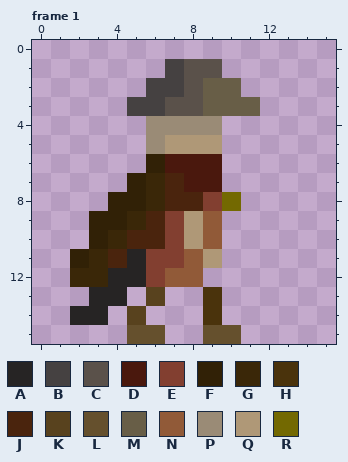
Edited in one commit: pixel-art file (Amano/Assets/Enemies/Normal Samurai/normal_enemy_ninja.aseprite). The first picture shows the starting point.
16x16 pixels, 1 frame. Shown: frame 1. The commit also changed other frames, which this record leaves out.
Palette (. is transparent): A #262424  B #454141  C #5a514a  D #4a180d  E #823f30  F #312106  G #3a2708  H #4a330c  J #4a240d  K #58421e  L #65502d  M #685e47  N #915a38  P #9a8b76  Q #af9877  R #736901
Pixels before, frame 1, first column x 2:
 1 .....BCC..
 2 ....BBCMM.
 3 ...BBCCMMM
 4 ....PPPP..
 5 ....PQQQ..
 6 ....FDDD..
 7 ...FGJDD..
 8 ..FFGJJER.
 9 .FFGJEQN..
10 .FGJJEQN..
11 FGJAEENQ..
12 GGAAENN...
13 .AA.K..H..
14 AA.K...H..
15 ...LL..LL.
After:
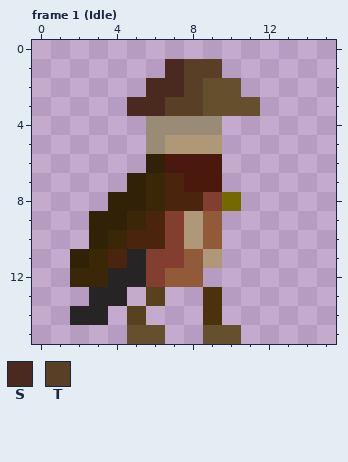
Colours new in this view: S #4a291e  T #583f25
The author wrote: Add Enemy Sprites with Animations & Polish Background
The edit:
layer "Feet" added
layer "Layer 1" removed
Changed rows in their new state; - is an unchanged pixel.
Frame 1 (Idle), layer "Feet":
first column x 5:
 1 --STT--
 2 -SSTLL-
 3 SSTTLLL
Changed places in both pictures, as pixel boxes (x1, y1, x2, y2):
changed: (127, 59, 260, 116)
